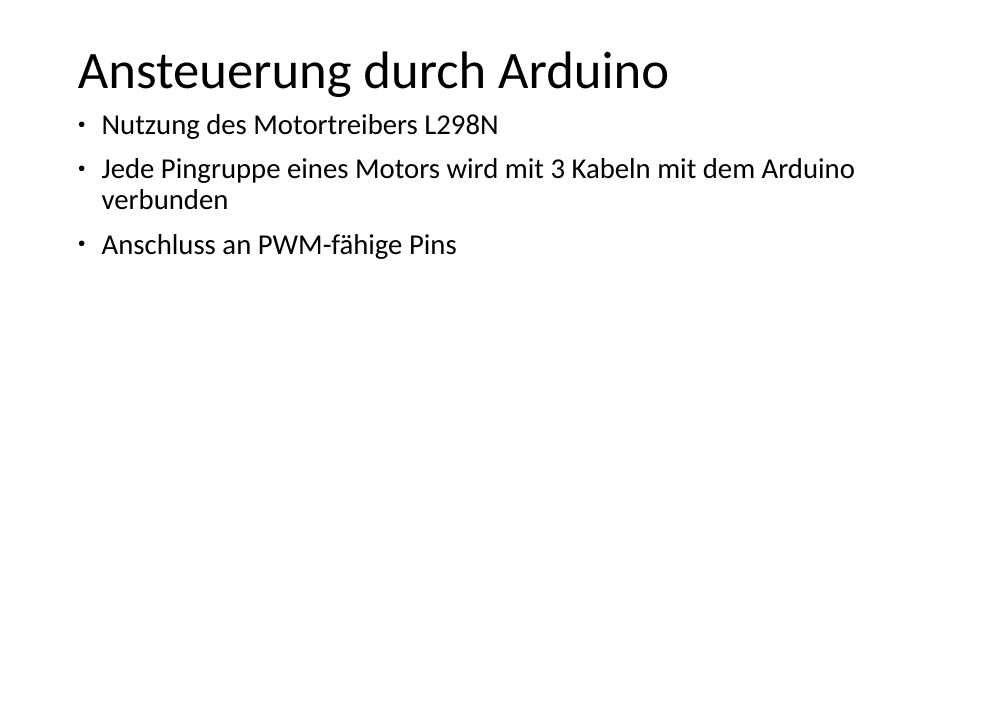
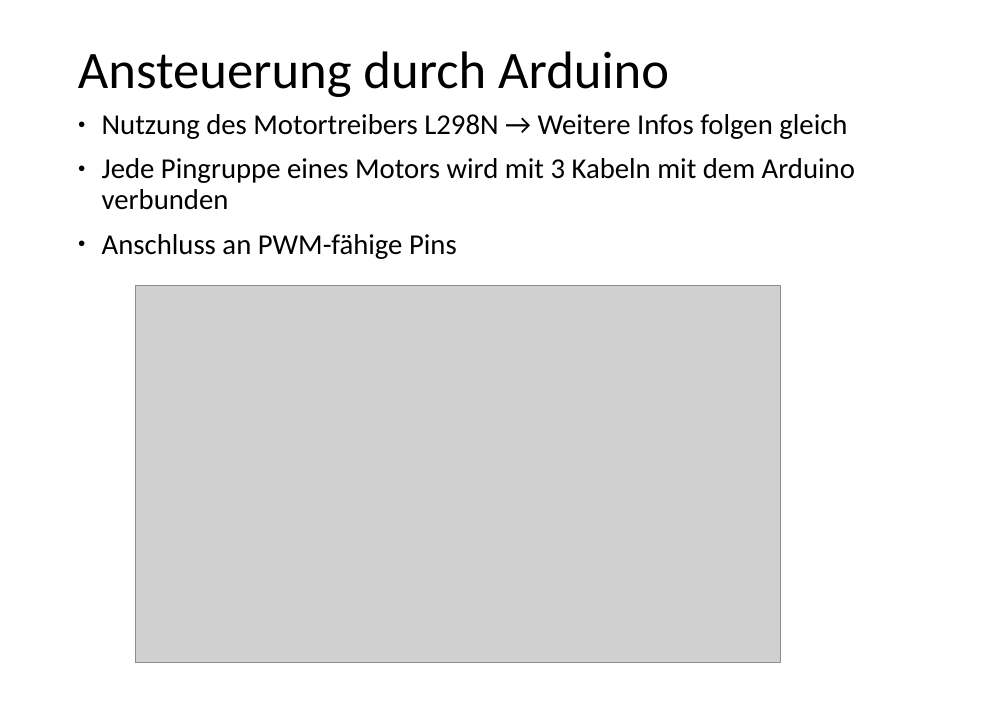
Before and after one commit to markhoff28/ztlArduinoCourse, a slide deck: slide 4 of Advanced/Workshop DC-Motor.odp (slide 3 before the commit). Drawn at 1008x713 pixels with LibreOffice and Linux fonts; fonts in the diff are those of the drawing; grey boxes stand for pictures. Boxes give left, top, right and bottom in pixels: in the first picture for what was removed or moved away, otherwise in the second. Text is boxed around its words. In the diff, an @@ line names an element or a change of style, - is before the commit and + after.

```diff
--- a/Advanced/Workshop DC-Motor.odp
+++ b/Advanced/Workshop DC-Motor.odp
@@ text at <box>102,114,847,139</box>: text changed @@
-● Nutzung des Motortreibers L298N
+● Nutzung des Motortreibers L298N → Weitere Infos folgen gleich
@@ picture added at <box>135,285,780,661</box> @@
```
Also in this commit, not shown: 3 other slides changed, 1 other file.
